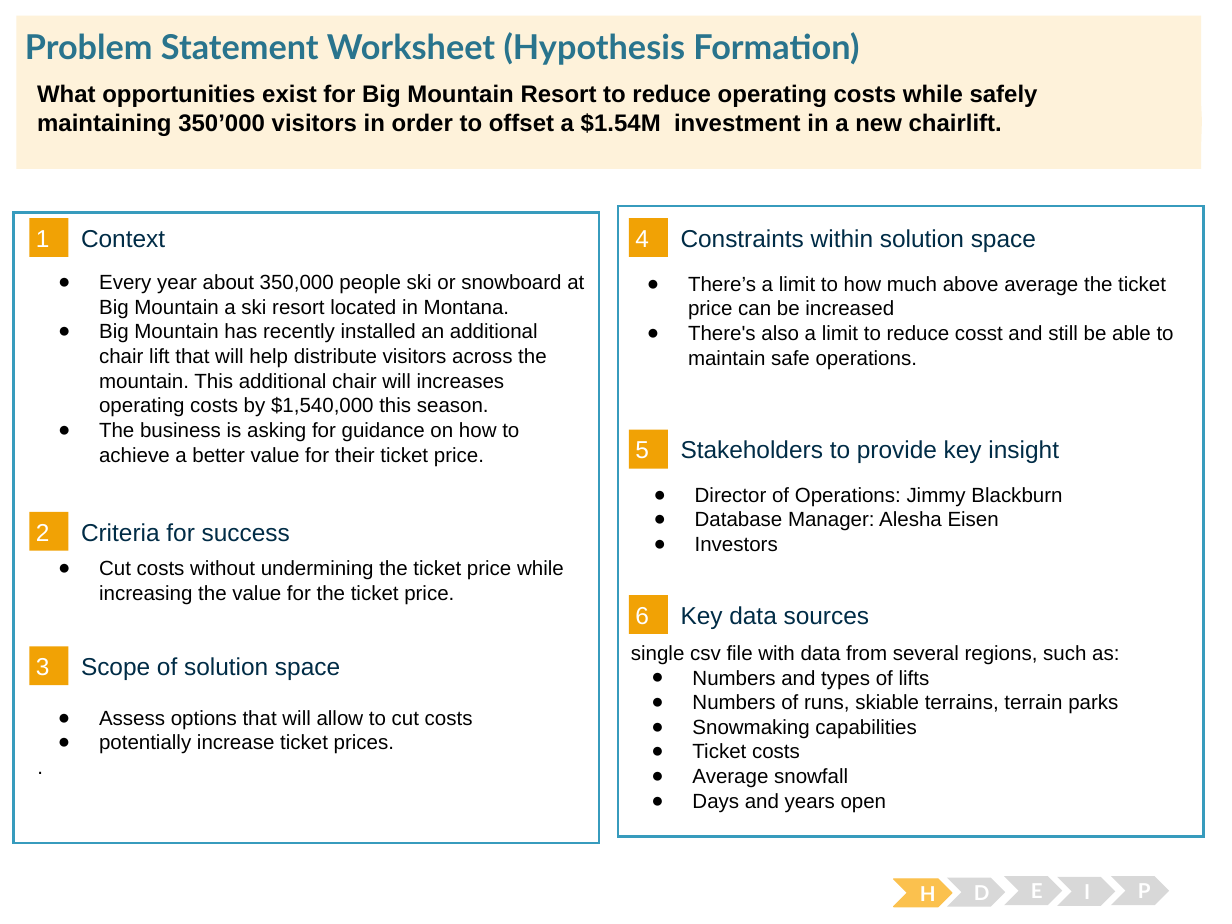
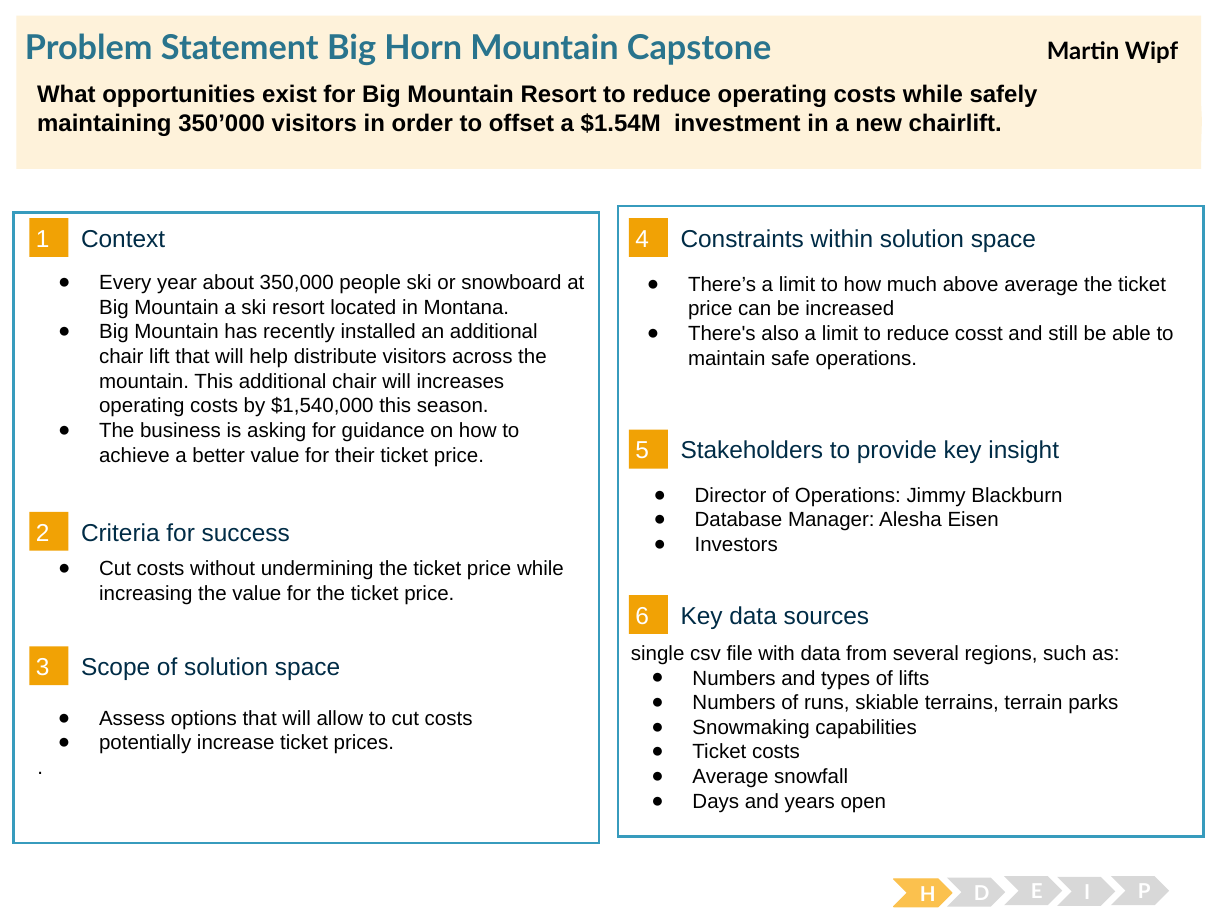
Before and after one commit to MartinWipf/Springboard_BigMountain_GuidedCapstone, a slide deck: slide 1 of BigMountainResort_Problem_Statement_Worksheet_MWipf.pptx. Drawn at 1232x924 pixels with LibreOffice and Linux fonts; fonts in the diff are those of the drawing. Boxes give left, top, right and bottom in pixels: in the first picture for what was removed or moved away, otherwise in the second. Text is boxed around its words. In the diff, an @@ line names an element or a change of style, - is before the commit and + after.

Commit message:
Updated Problem Statement'

```diff
--- a/BigMountainResort_Problem_Statement_Worksheet_MWipf.pptx
+++ b/BigMountainResort_Problem_Statement_Worksheet_MWipf.pptx
@@ title at box(25, 33, 1178, 65): text changed @@
-Problem Statement Worksheet (Hypothesis Formation)
+Problem Statement Big Horn Mountain Capstone Martin Wipf
```
